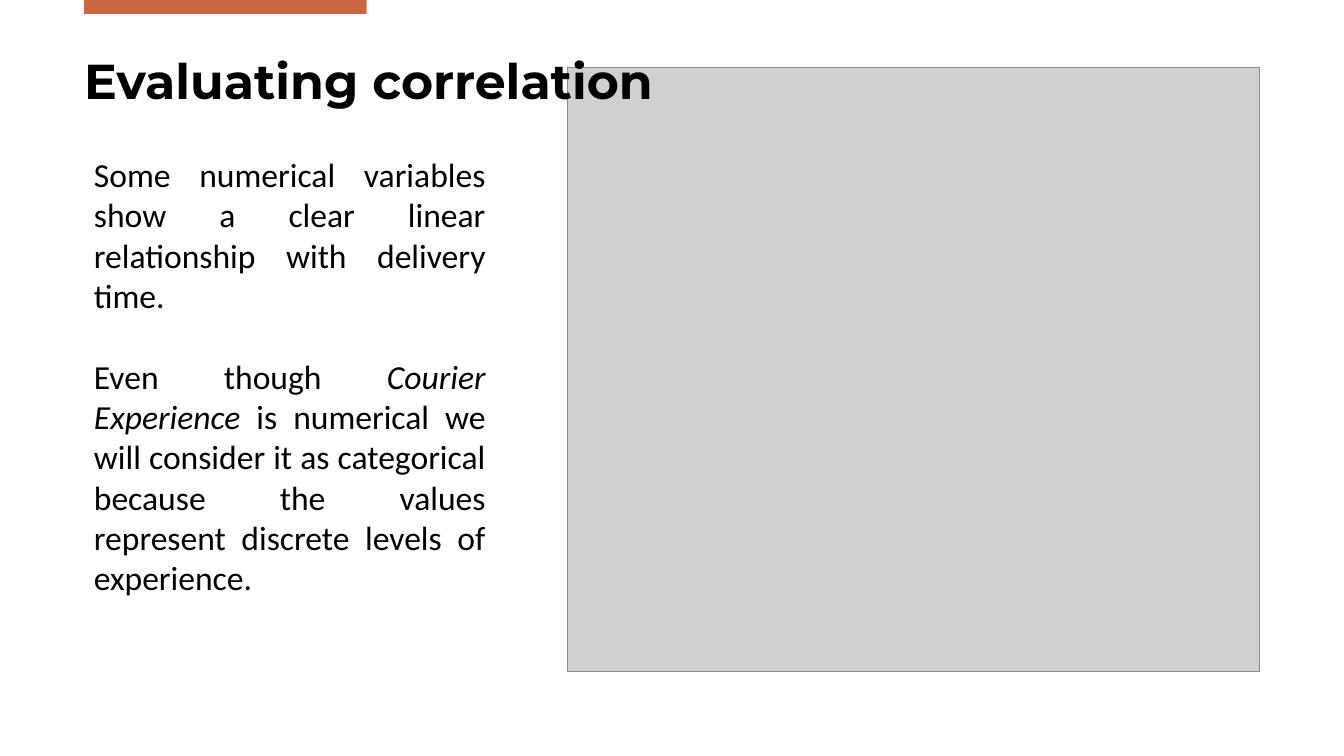
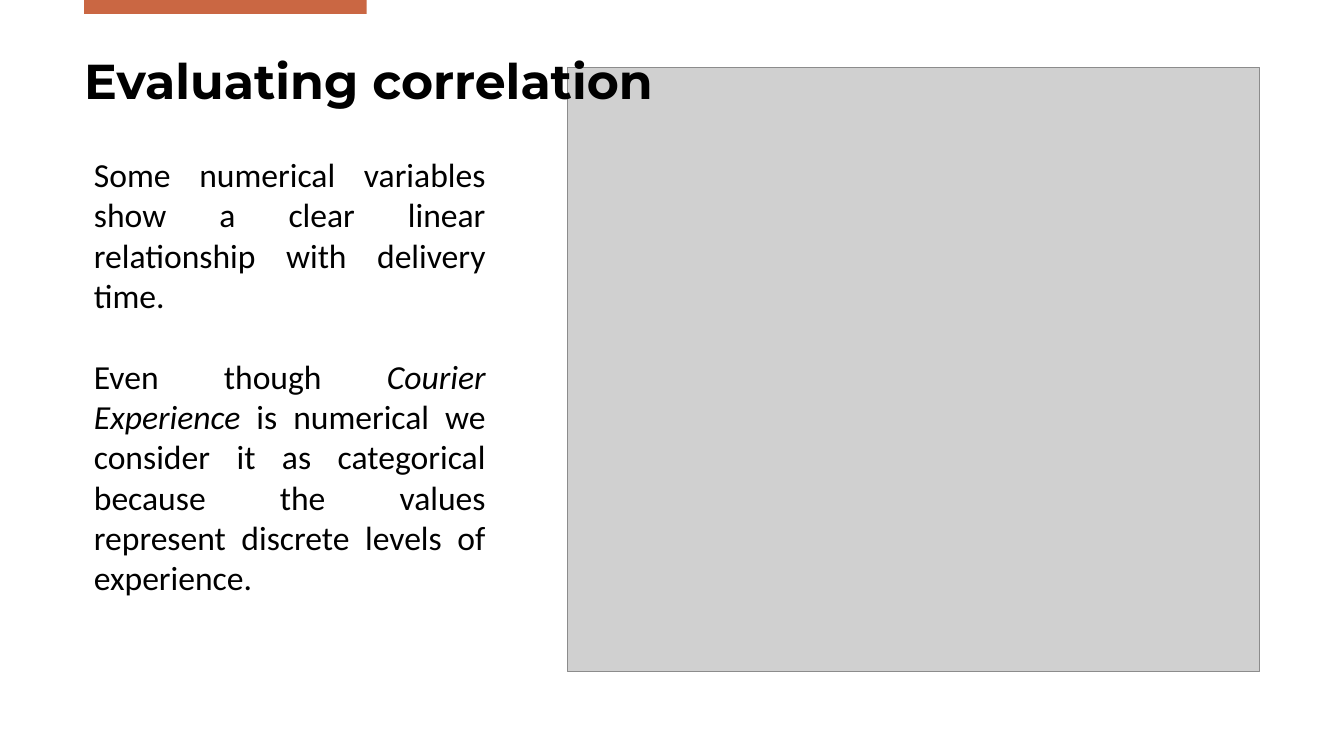
Before and after one commit to DanieleGotti/Food_Delivery_Time_Prediction, a slide deck: slide 12 of Presentation_Gotti_Mazzoleni.pptx. Drawn at 1344x756 pixels with LibreOffice and Linux fonts; fonts in the diff are those of the drawing; grey boxes stand for pictures; background and template pictures are left out. Boxes give left, top, right and bottom in pixels: in the first picture for what was removed or moved away, otherwise in the second. Text is boxed around its words. In the diff, an @@ line names an element or a change of style, - is before the commit and + after.

```diff
--- a/Presentation_Gotti_Mazzoleni.pptx
+++ b/Presentation_Gotti_Mazzoleni.pptx
@@ text at bbox=[94, 365, 486, 596]: text changed @@
-Even though Courier Experience is numerical we will consider it as categorical because the values represent discrete levels of experience.
+Even though Courier Experience is numerical we consider it as categorical because the values represent discrete levels of experience.
```
Also in this commit, not shown: 5 other slides changed, 1 slide added.
